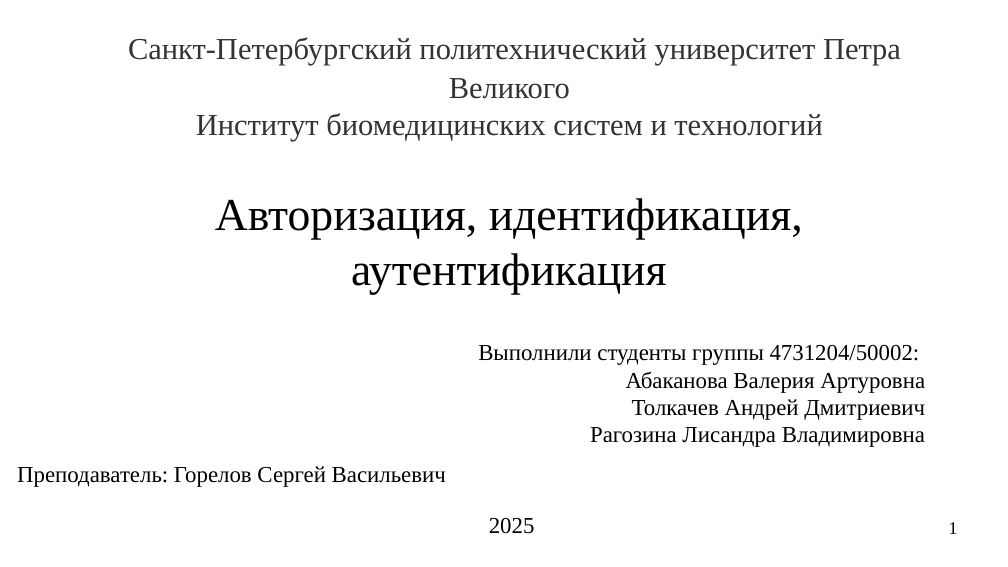
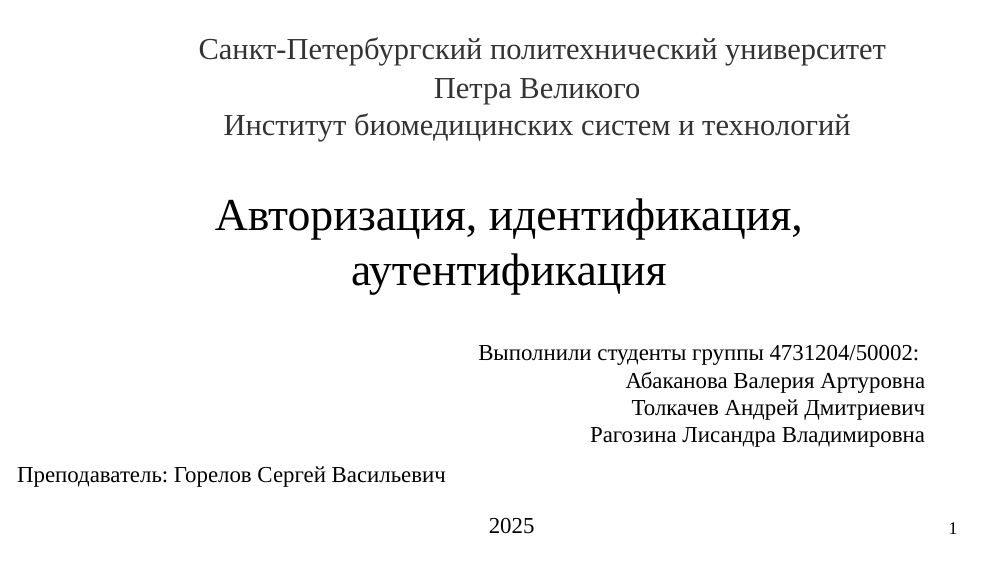
Before and after one commit to in-kivaari/df-presentations-2025, a slide deck: slide 1 of 4731204-50002/abakanova-valeria-arturovna/Presentation.odp. Drawn at 1008x567 pixels with LibreOffice and Linux fonts; fonts in the diff are those of the drawing. Boxes give left, top, right and bottom in pixels: in the first picture for what was removed or moved away, otherwise in the second. Text is boxed around its words. In the diff, an @@ line names an element or a change of style, - is before the commit and + after.

```diff
--- a/4731204-50002/abakanova-valeria-arturovna/Presentation.odp
+++ b/4731204-50002/abakanova-valeria-arturovna/Presentation.odp
@@ title "Санкт-Петербургский политехнический университет Петра Велико ..." rewrapped from (128, 37, 901, 141) to (199, 37, 886, 141) @@
```
Also in this commit, not shown: 5 other slides changed, 1 other file.
